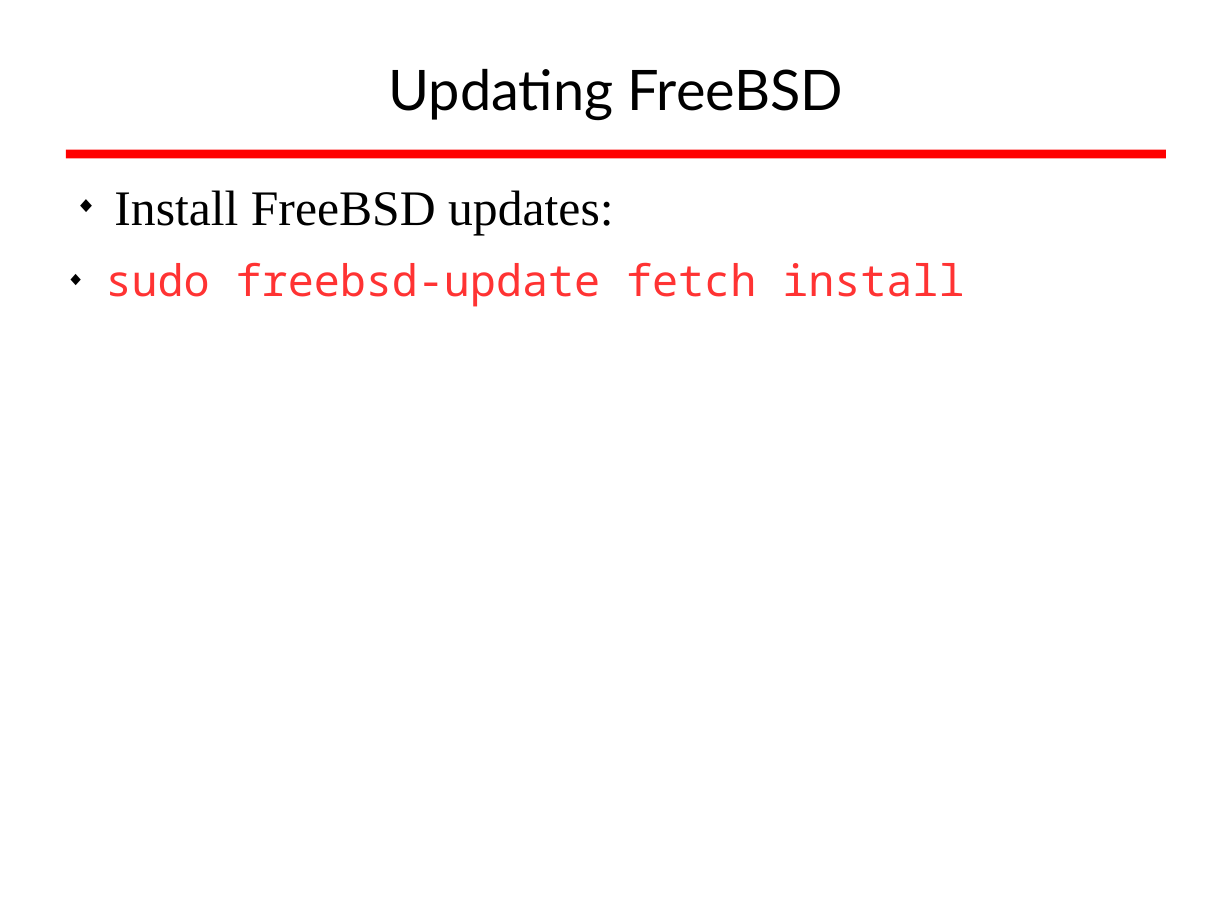
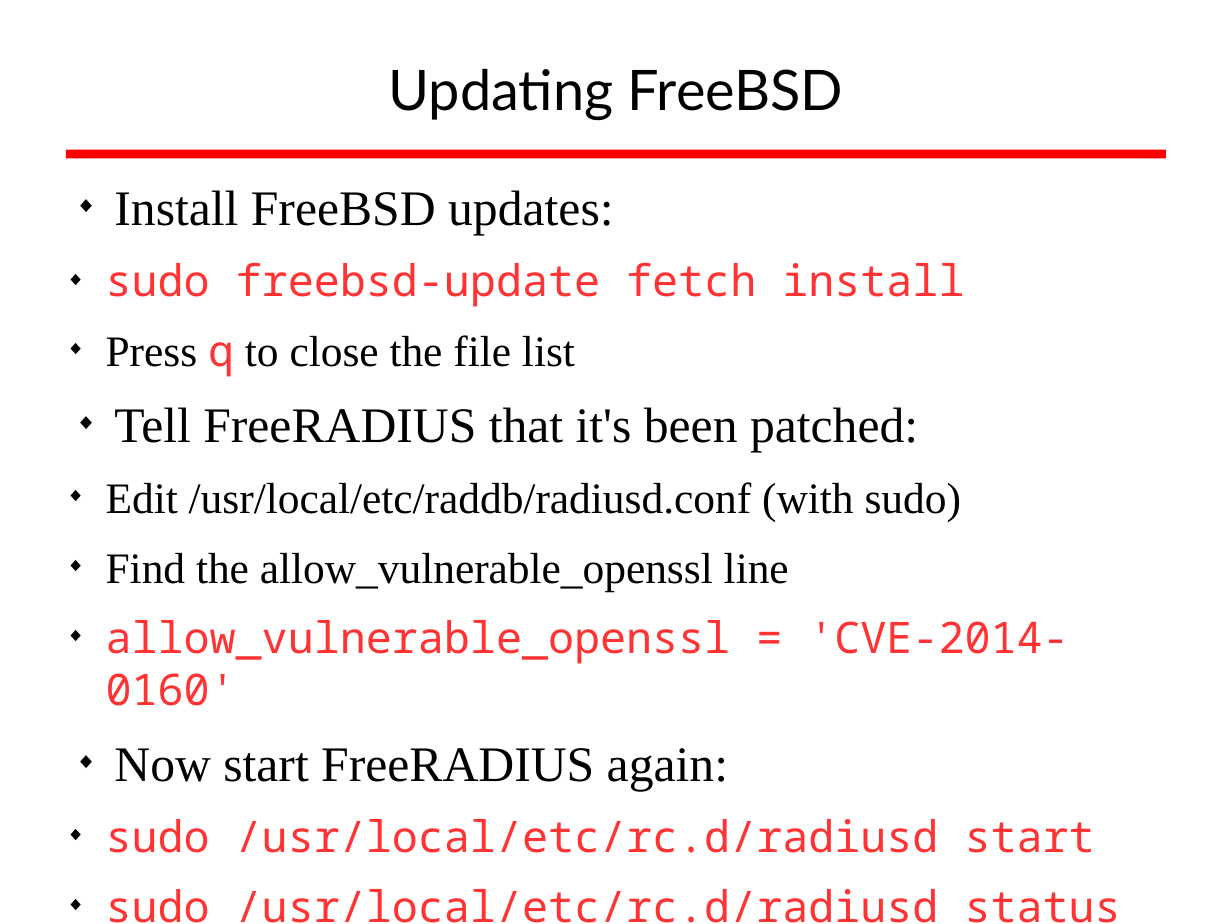
Before and after one commit to afnog/sse, a slide deck: slide 29 of radius/radius_presentation.odp. Drawn at 1232x924 pixels with LibreOffice and Linux fonts; fonts in the diff are those of the drawing; background and template pictures are left out. Boxes give left, top, right and bottom in pixels: in the first picture for what was removed or moved away, otherwise in the second. Text is boxed around its words. In the diff, an @@ line names an element or a change of style, - is before the commit and + after.

```diff
--- a/radius/radius_presentation.odp
+++ b/radius/radius_presentation.odp
@@ text at box(106, 335, 1121, 923): paragraphs added @@
+  ◆ Press q to close the file list
+◆ Tell FreeRADIUS that it's been patched:
+  ◆ Edit /usr/local/etc/raddb/radiusd.conf (with sudo)
+  ◆ Find the allow_vulnerable_openssl line
+  ◆ allow_vulnerable_openssl = 'CVE-2014-0160'
+◆ Now start FreeRADIUS again:
+  ◆ sudo /usr/local/etc/rc.d/radiusd start
+  ◆ sudo /usr/local/etc/rc.d/radiusd status
+  ◆ radiusd is running as pid XXXX.
```
Also in this commit, not shown: 1 other file.
